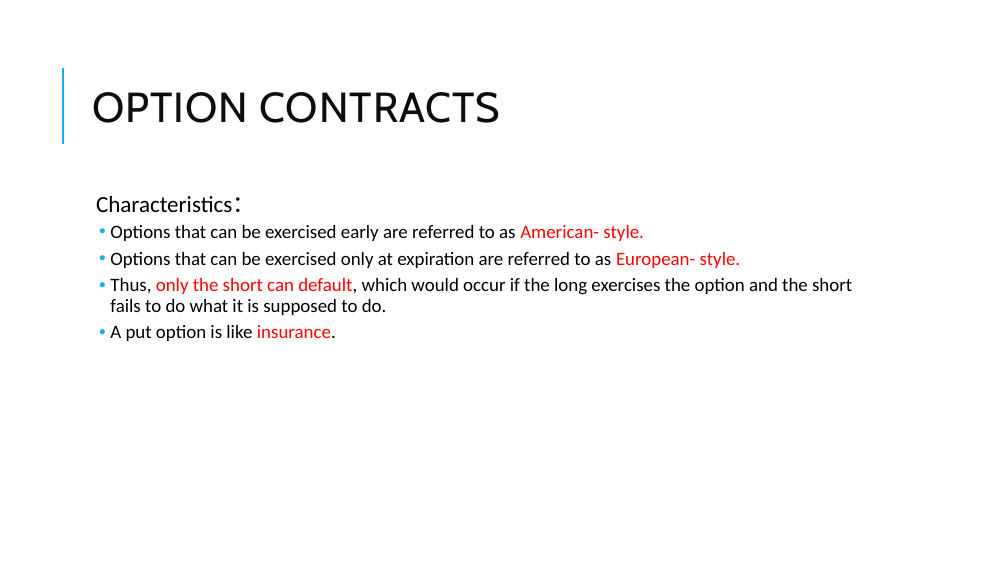
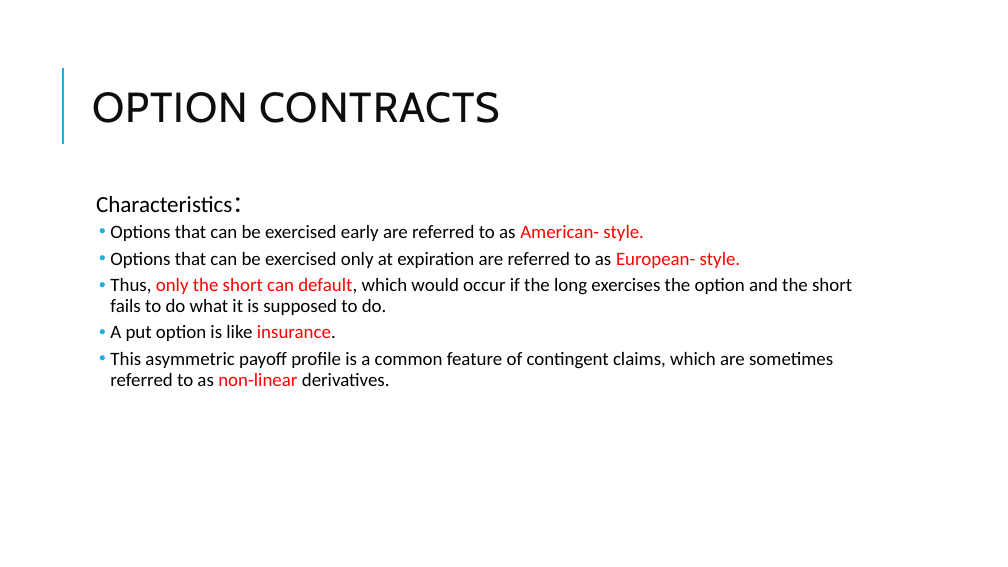
Before and after one commit to Isco0530/data, a slide deck: slide 37 of Derivatives.pptx (slide 35 before the commit). Drawn at 1008x567 pixels with LibreOffice and Linux fonts; fonts in the diff are those of the drawing. Boxes give left, top, right and bottom in pixels: in the first picture for what was removed or moved away, otherwise in the second. Text is boxed around its words. In the diff, an @@ line names an element or a change of style, - is before the commit and + after.

```diff
--- a/Derivatives.pptx
+++ b/Derivatives.pptx
@@ text at (110, 352, 833, 386): paragraph added @@
+  • This asymmetric payoff profile is a common feature of contingent claims, which are sometimes referred to as non-linear derivatives.
```
Also in this commit, not shown: 11 other slides changed, 2 slides added.
